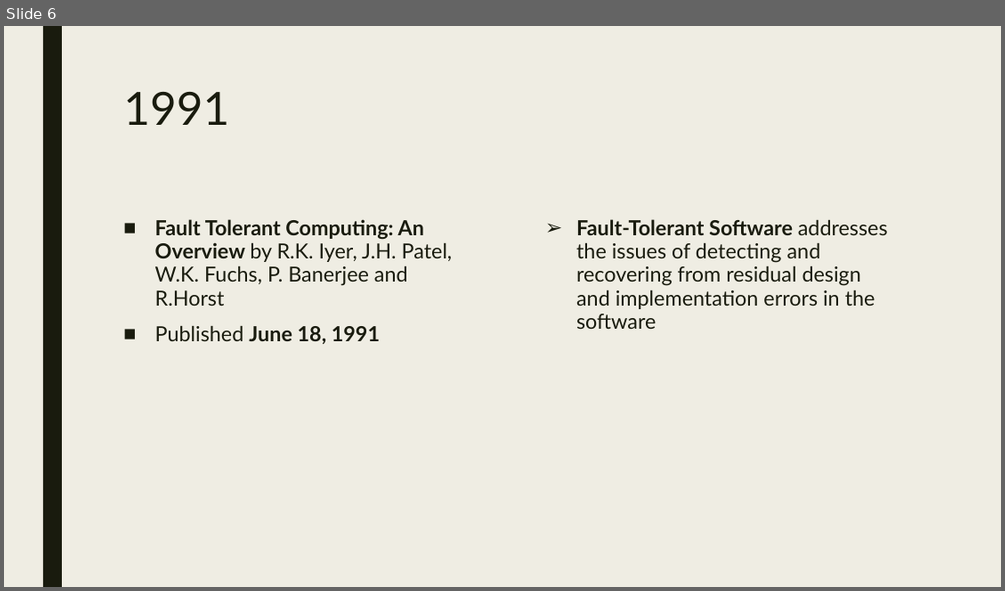
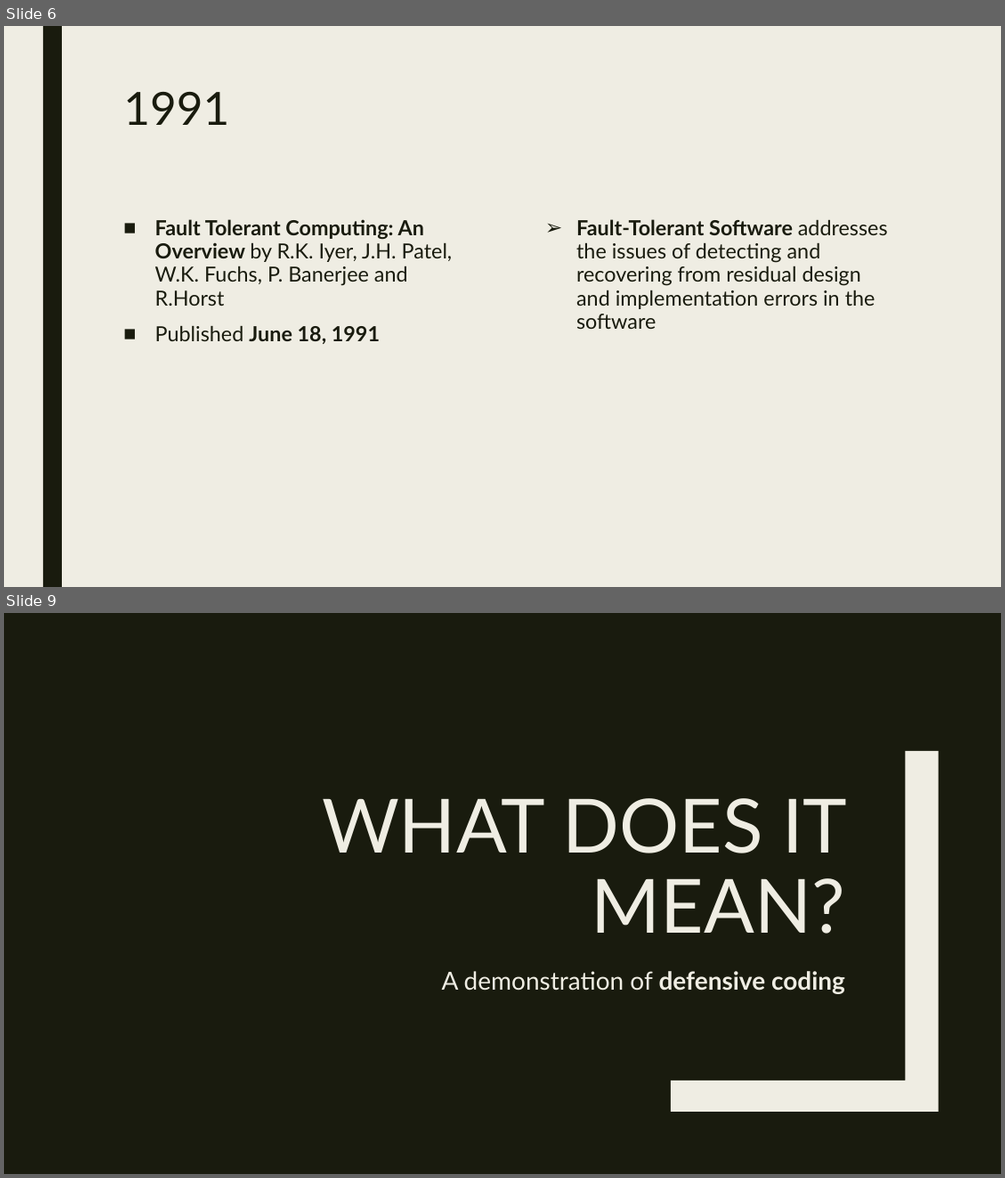
Before and after one commit to RadicalCaitlin/DefensiveCode, a slide deck: presentation-assets/Defensive Coding Slides.pptx. Shown one above the other, each under a label of ours: slide 6 before the commit, slides 6 and 9 after it; the slides between them are not shown. The pictures are 1005x591 and 1005x1178 pixels, drawn with LibreOffice and Linux fonts; fonts in the diff are those of the drawing. Boxes give left, top, right and bottom in pixels: in the first picture for what was removed or moved away, otherwise in the second. Text is boxed around its words. In the diff, an @@ line names an element or a change of style, - is before the commit and + after.

```diff
--- a/presentation-assets/Defensive Coding Slides.pptx
+++ b/presentation-assets/Defensive Coding Slides.pptx
@@ slide 9 added at <box>4,613,1001,1174</box>, background #191B0E @@
@@ freeform shape added at <box>671,751,938,1111</box>, fill #EFEDE3 @@
@@ title added at <box>322,798,847,933</box>, 72 pt, text #EFEDE3 @@
+WHAT DOES IT MEAN?
@@ text added at <box>442,971,845,994</box>, 24 pt, text #EFEDE3 @@
+A demonstration of defensive coding
```
Also in this commit, not shown: 3 slides changed, 2 other slides added.
